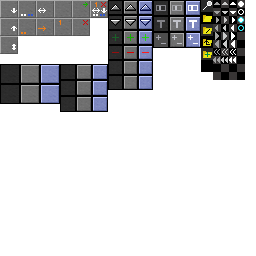
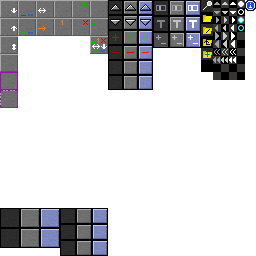
The second 256×256 image is a revision of the first. Changes to its layers:
painted on "Icons" over [0, 0, 256, 108]
painted on "Mockup" over [0, 2, 108, 256]
